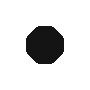
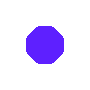
The second 90×90 image is a revision of the first. Changes to its layers:
painted on "Hintergrund" over 26, 26, 64, 64
